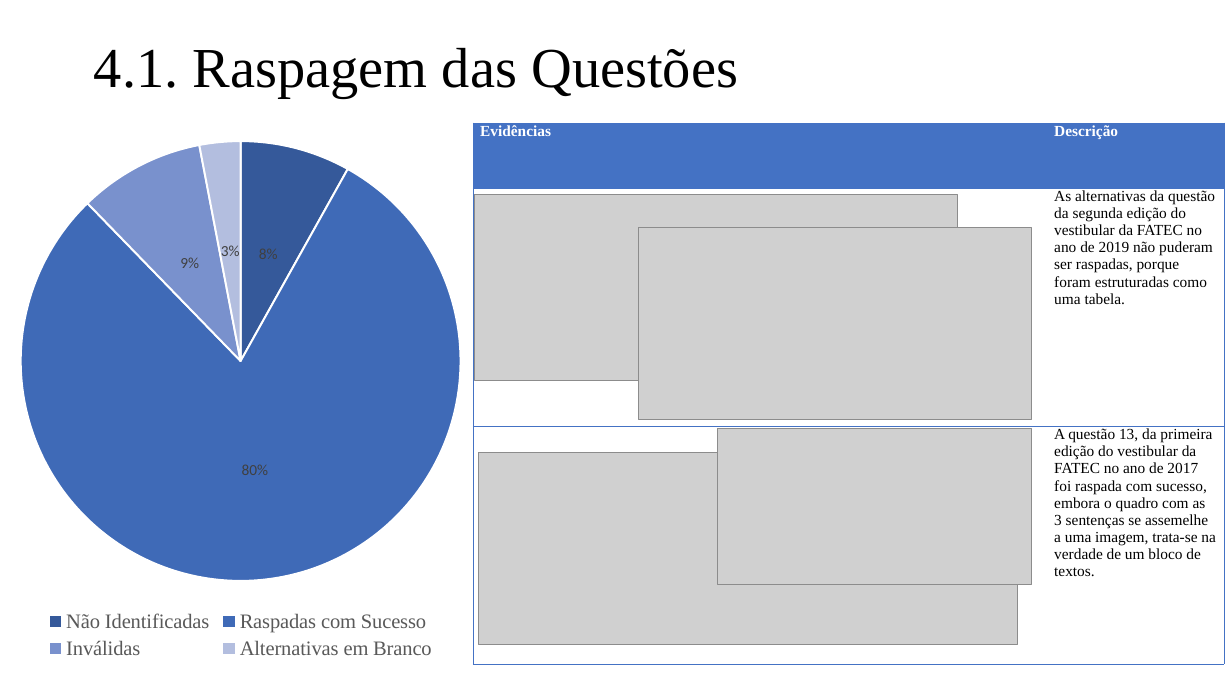
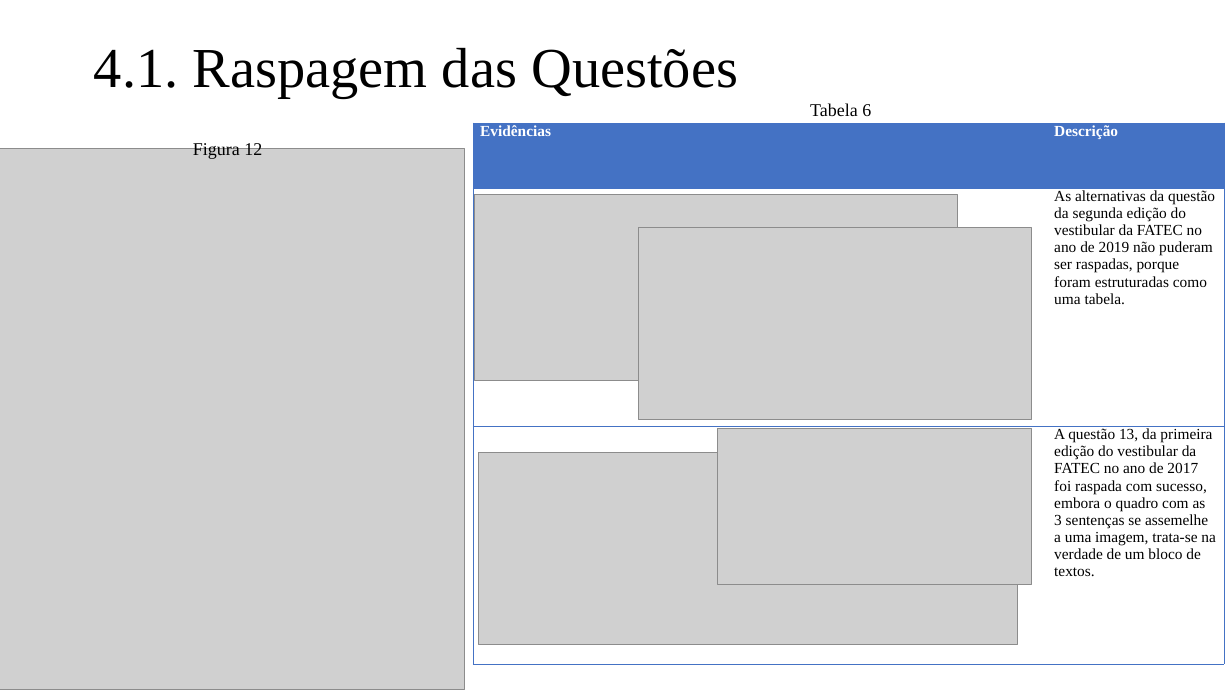
Before and after one commit to cesaraugusto98/TG, a slide deck: slide 19 of Documentacao/Apresentação TG - QuizFATEC.pptx. Drawn at 1232x693 pixels with LibreOffice and Linux fonts; fonts in the diff are those of the drawing; grey boxes stand for pictures. Boxes give left, top, right and bottom in pixels: in the first picture for what was removed or moved away, otherwise in the second. Text is boxed around its words. In the diff, an @@ line names an element or a change of style, - is before the commit and + after.

```diff
--- a/Documentacao/Apresentação TG - QuizFATEC.pptx
+++ b/Documentacao/Apresentação TG - QuizFATEC.pptx
@@ text added at bbox=[810, 103, 871, 116], 14 pt, text #000000 @@
+Tabela 6
@@ picture added at bbox=[0, 149, 465, 689] @@
@@ pie chart removed at bbox=[8, 123, 474, 665] @@
-categories: Não Identificadas, Raspadas com Sucesso, Inválidas, Alternativas em Branco
-Series 1: 8, 80, 9, 3
@@ text added at bbox=[193, 142, 262, 159], 14 pt, text #000000 @@
+Figura 12
```
Also in this commit, not shown: 9 other slides changed, 3 other files.
